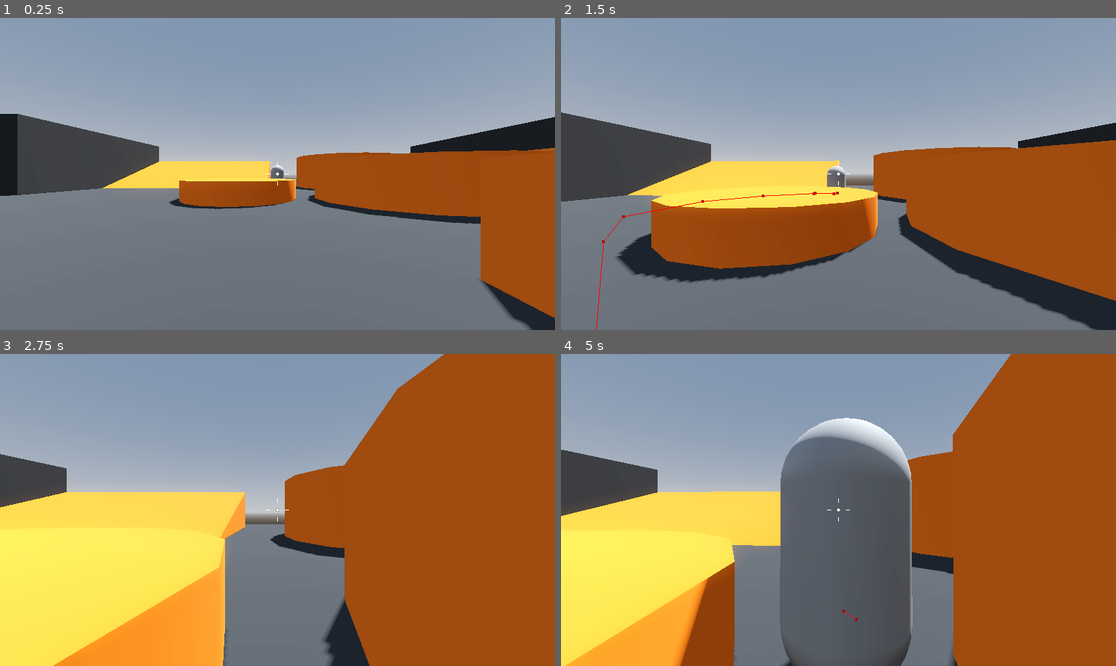
Above: before the commit, frames 1-4 (two rows, left to right).
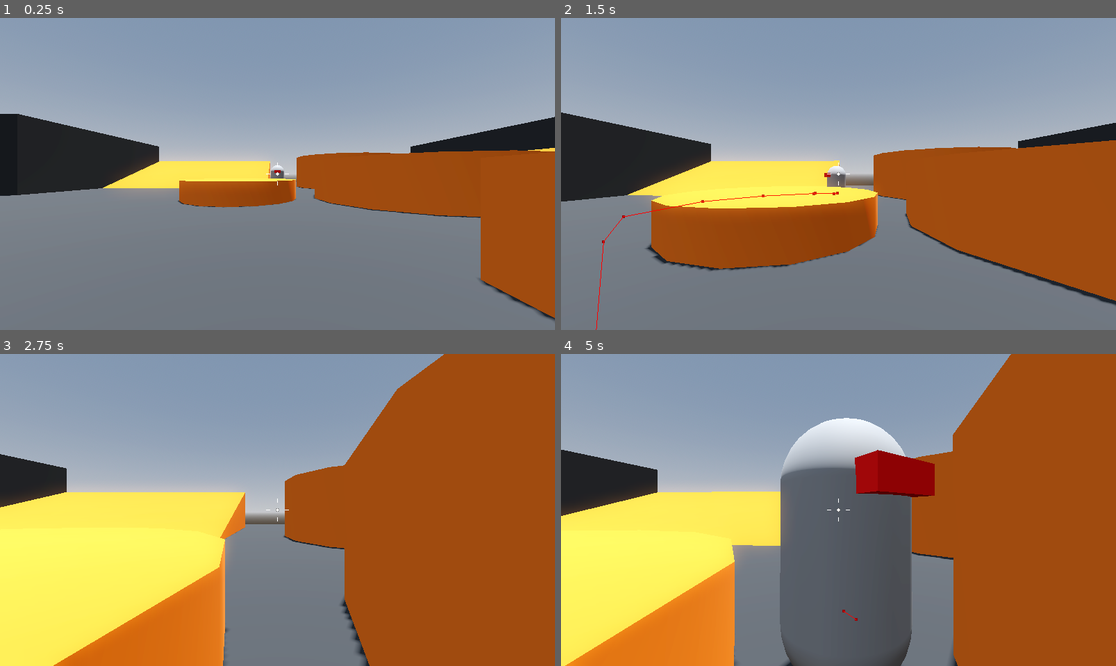
Above: after the commit, the same moments.

Repository: niamh-d/godot-3d-fps
Game: Godot game, scene res://Levels/sandbox.tscn
The game is run twice, just before and just after one commit, with the same random seed, the same clock (stepped at 60 frames per second) and the same inputs.
Inputs (mouse positions are in pixels of both pictures, inside the frame that each line leads up to):
- Up to frame 1 (0.25 s): no input
- Up to frame 2 (1.5 s): tap Enter at 0.5 s; move the mouse to (866, 174) at 0.52 s; hold W (move_forward) from 0.53 s (still down); tap Space (jump) at 0.77 s; move the mouse to (810, 174) at 1.27 s
- Up to frame 3 (2.75 s): keep holding W (move_forward); tap Space (jump) at 1.52 s; move the mouse to (288, 503) at 2.02 s
- Up to frame 4 (5 s): keep holding W (move_forward); move the mouse to (832, 516) at 2.77 s; tap Space (jump) at 3.02, 3.5, 3.77, 4.52 s; move the mouse to (877, 513) at 3.52 s; move the mouse to (794, 506) at 4.27 s

The runs differ from the first frame. In frame 1, 5.9% of the frame differs, in the area x 3-100%, y 30-100%; in frame 2, 10%; in frame 3, 8.2%; in frame 4, 11%, in the area x 0-71%, y 21-100%.

Commit message:
enemy attack animation

Diff:
--- a/Enemy/enemy.gd
+++ b/Enemy/enemy.gd
@@ -4,6 +4,9 @@
 const SPEED = 5.0
 const JUMP_VELOCITY = 4.5
 
+@export var attack_range := 1.5
+
+@onready var anim_player: AnimationPlayer = $AnimationPlayer
 @onready var navigation_agent: NavigationAgent3D = $NavigationAgent3D
 
 var player: CharacterBody3D
@@ -26,9 +29,14 @@
 
 	var direction = global_position.direction_to(next_pos)
 	var distance = global_position.distance_to(player.global_position)
+
 	provoked = distance <= aggro_range
 
+	if provoked && distance <= attack_range:
+		anim_player.play("attack")
+
 	if direction:
+		look_at_target(direction)
 		velocity.x = direction.x * SPEED
 		velocity.z = direction.z * SPEED
 	else:
@@ -36,3 +44,11 @@
 		velocity.z = move_toward(velocity.z, 0, SPEED)
 
 	move_and_slide()
+
+func look_at_target(dir: Vector3) -> void:
+	var adjusted_dir = dir
+	adjusted_dir.y = 0
+	look_at(global_position + adjusted_dir, Vector3.UP, true)
+
+func attack() -> void:
+	print("enemy attack!")
--- a/Enemy/enemy.tscn
+++ b/Enemy/enemy.tscn
@@ -1,10 +1,116 @@
-[gd_scene load_steps=4 format=3 uid="uid://c7kgyn65a6ga4"]
+[gd_scene load_steps=9 format=3 uid="uid://c7kgyn65a6ga4"]
 
 [ext_resource type="Script" path="res://Enemy/enemy.gd" id="1_sgyxp"]
 
 [sub_resource type="CapsuleMesh" id="CapsuleMesh_udk7b"]
 
 [sub_resource type="CapsuleShape3D" id="CapsuleShape3D_h5d5n"]
+
+[sub_resource type="StandardMaterial3D" id="StandardMaterial3D_2qo8r"]
+albedo_color = Color(1, 0, 0, 1)
+
+[sub_resource type="BoxMesh" id="BoxMesh_ptm65"]
+size = Vector3(0.5, 0.2, 0.2)
+
+[sub_resource type="Animation" id="Animation_0q852"]
+resource_name = "attack"
+length = 0.5
+step = 0.1
+tracks/0/type = "value"
+tracks/0/imported = false
+tracks/0/enabled = true
+tracks/0/path = NodePath("Visor:position")
+tracks/0/interp = 1
+tracks/0/loop_wrap = true
+tracks/0/keys = {
+"times": PackedFloat32Array(0, 0.2, 0.5),
+"transitions": PackedFloat32Array(-2, -2, -2),
+"update": 0,
+"values": [Vector3(0, 0.5, 0.5), Vector3(0, 0.5, 0.5), Vector3(0, 0.5, 0.6)]
+}
+tracks/1/type = "value"
+tracks/1/imported = false
+tracks/1/enabled = true
+tracks/1/path = NodePath("Visor:scale")
+tracks/1/interp = 1
+tracks/1/loop_wrap = true
+tracks/1/keys = {
+"times": PackedFloat32Array(0, 0.2, 0.5),
+"transitions": PackedFloat32Array(-2, -2, -2),
+"update": 0,
+"values": [Vector3(1, 1, 1), Vector3(1.5, 1.5, 1.5), Vector3(1, 1, 1)]
+}
+tracks/2/type = "value"
+tracks/2/imported = false
+tracks/2/enabled = true
+tracks/2/path = NodePath("Visor:material_override:albedo_color")
+tracks/2/interp = 1
+tracks/2/loop_wrap = true
+tracks/2/keys = {
+"times": PackedFloat32Array(0, 0.2, 0.5),
+"transitions": PackedFloat32Array(-2, -2, -2),
+"update": 0,
+"values": [Color(1, 0, 0, 1), Color(1, 1, 1, 1), Color(1, 0, 0, 1)]
+}
+tracks/3/type = "method"
+tracks/3/imported = false
+tracks/3/enabled = true
+tracks/3/path = NodePath(".")
+tracks/3/interp = 1
+tracks/3/loop_wrap = true
+tracks/3/keys = {
+"times": PackedFloat32Array(0.2),
+"transitions": PackedFloat32Array(1),
+"values": [{
+"args": [],
+"method": &"attack"
+}]
+}
+
+[sub_resource type="Animation" id="Animation_jmnys"]
+length = 0.001
+tracks/0/type = "value"
+tracks/0/imported = false
+tracks/0/enabled = true
+tracks/0/path = NodePath("Visor:position")
+tracks/0/interp = 1
+tracks/0/loop_wrap = true
+tracks/0/keys = {
+"times": PackedFloat32Array(0),
+"transitions": PackedFloat32Array(1),
+"update": 0,
+"values": [Vector3(0, 0.5, 0.5)]
+}
+tracks/1/type = "value"
+tracks/1/imported = false
+tracks/1/enabled = true
+tracks/1/path = NodePath("Visor:scale")
+tracks/1/interp = 1
+tracks/1/loop_wrap = true
+tracks/1/keys = {
+"times": PackedFloat32Array(0),
+"transitions": PackedFloat32Array(1),
+"update": 0,
+"values": [Vector3(1, 1, 1)]
+}
+tracks/2/type = "value"
+tracks/2/imported = false
+tracks/2/enabled = true
+tracks/2/path = NodePath("Visor:material_override:albedo_color")
+tracks/2/interp = 1
+tracks/2/loop_wrap = true
+tracks/2/keys = {
+"times": PackedFloat32Array(0),
+"transitions": PackedFloat32Array(1),
+"update": 0,
+"values": [Color(1, 0, 0, 1)]
+}
+
+[sub_resource type="AnimationLibrary" id="AnimationLibrary_vh4wp"]
+_data = {
+"RESET": SubResource("Animation_jmnys"),
+"attack": SubResource("Animation_0q852")
+}
 
 [node name="Enemy" type="CharacterBody3D"]
 script = ExtResource("1_sgyxp")
@@ -17,3 +123,13 @@
 
 [node name="NavigationAgent3D" type="NavigationAgent3D" parent="."]
 debug_enabled = true
+
+[node name="Visor" type="MeshInstance3D" parent="."]
+transform = Transform3D(1, 0, 0, 0, 1, 0, 0, 0, 1, 0, 0.5, 0.5)
+material_override = SubResource("StandardMaterial3D_2qo8r")
+mesh = SubResource("BoxMesh_ptm65")
+
+[node name="AnimationPlayer" type="AnimationPlayer" parent="."]
+libraries = {
+"": SubResource("AnimationLibrary_vh4wp")
+}
--- a/Levels/sandbox.tscn
+++ b/Levels/sandbox.tscn
@@ -28,7 +28,7 @@
 environment = SubResource("Environment_e0sye")
 
 [node name="DirectionalLight3D" type="DirectionalLight3D" parent="."]
-transform = Transform3D(-0.866025, -0.433013, 0.25, 0, 0.5, 0.866025, -0.5, 0.75, -0.433013, 0, 0, 0)
+transform = Transform3D(-0.866025, -0.497942, 0.0453163, 0, 0.0906326, 0.995884, -0.5, 0.862461, -0.0784901, 0, 0, 0)
 shadow_enabled = true
 
 [node name="Player" parent="." instance=ExtResource("1_yjku4")]
